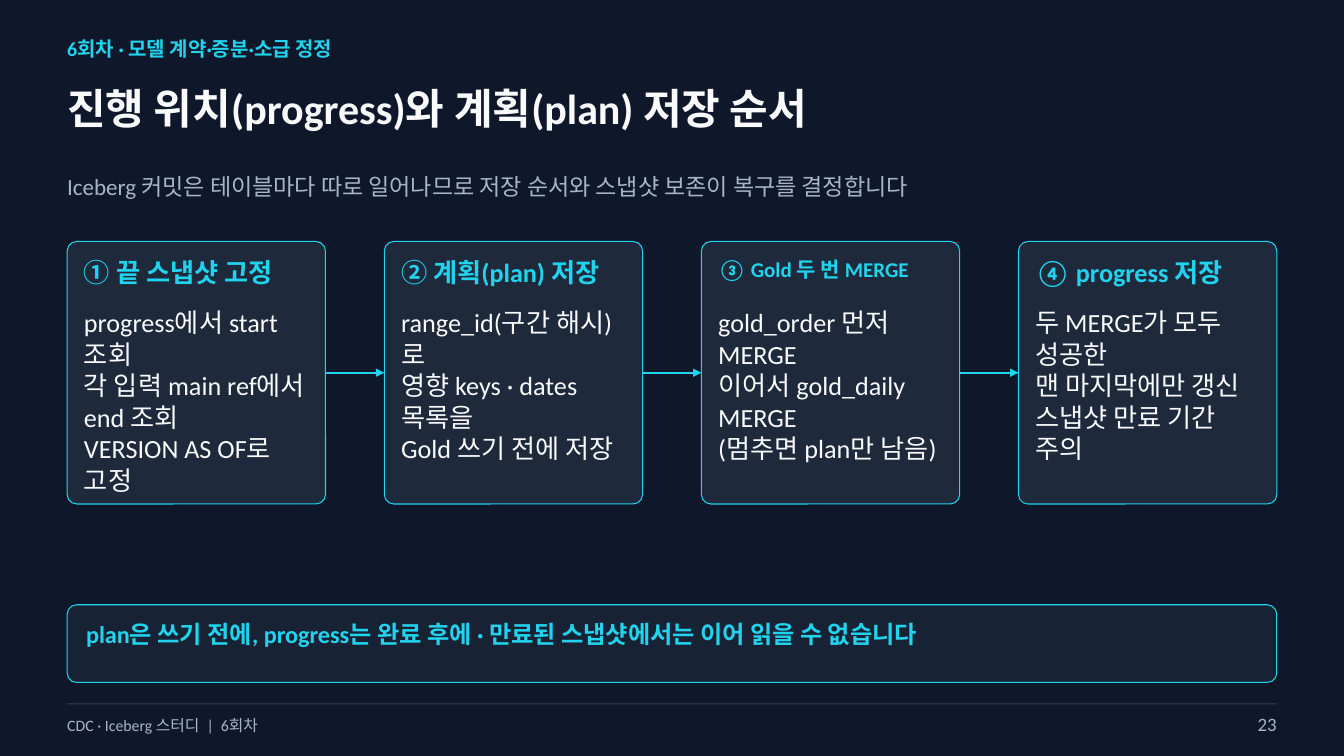
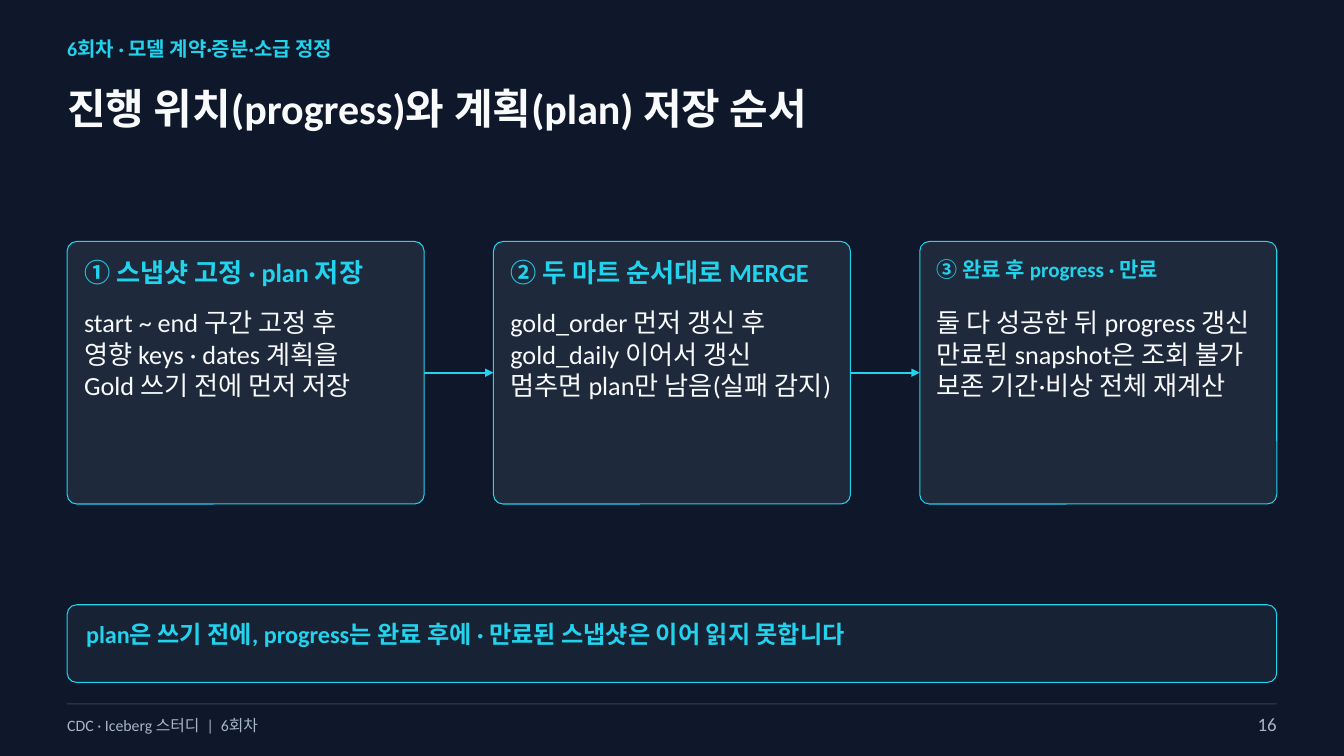
Before and after one commit to kim-dabin/cdc-lakehouse-study, a slide deck: slide 16 of labs/session06/slides/06-session06-student.pptx (slide 23 before the commit). Drawn at 1344x756 pixels with LibreOffice and Linux fonts; fonts in the diff are those of the drawing. Boxes give left, top, right and bottom in pixels: in the first picture for what was removed or moved away, otherwise in the second. Text is boxed around its words. In the diff, an @@ line names an element or a change of style, - is before the commit and + after.

```diff
--- a/labs/session06/slides/06-session06-student.pptx
+++ b/labs/session06/slides/06-session06-student.pptx
@@ text removed at (67,175,908,199) @@
-Iceberg 커밋은 테이블마다 따로 일어나므로 저장 순서와 스냅샷 보존이 복구를 결정합니다
@@ rounded rectangle: place and size @@
-rounded rectangle at (68,242,326,504)
+rounded rectangle at (68,242,424,504)
@@ text at (84,259,363,286): text changed @@
-① 끝 스냅샷 고정
+① 스냅샷 고정 · plan 저장
@@ rounded rectangle: place and size @@
-rounded rectangle at (384,242,642,504)
+rounded rectangle at (494,242,851,504)
@@ text at (510,259,809,285): text changed @@
-② 계획(plan) 저장
+② 두 마트 순서대로 MERGE
@@ proportions changed in 3 elements at (68,242,424,504), (494,242,851,504), (920,242,1276,504) @@
@@ rounded rectangle: place and size @@
-rounded rectangle at (702,242,960,504)
+rounded rectangle at (920,242,1276,504)
@@ text at (937,259,1158,281): text changed @@
-③ Gold 두 번 MERGE
+③ 완료 후 progress · 만료
@@ rounded rectangle removed at (1018,242,1276,504) @@
@@ text removed at (1035,260,1223,287) @@
-④ progress 저장
@@ text at (84,310,350,397): text changed @@
-progress에서 start 조회
-각 입력 main ref에서 end 조회
-VERSION AS OF로 고정
+start ~ end 구간 고정 후
+영향 keys · dates 계획을
+Gold 쓰기 전에 먼저 저장
@@ text removed at (401,310,613,460) @@
-range_id(구간 해시)로
-영향 keys · dates 목록을
-Gold 쓰기 전에 저장
@@ text at (510,310,831,400): text changed @@
-gold_order 먼저 MERGE
-이어서 gold_daily MERGE
-(멈추면 plan만 남음)
+gold_order 먼저 갱신 후
+gold_daily 이어서 갱신
+멈추면 plan만 남음(실패 감지)
@@ text at (937,310,1250,397): text changed @@
-두 MERGE가 모두 성공한
-맨 마지막에만 갱신
-스냅샷 만료 기간 주의
+둘 다 성공한 뒤 progress 갱신
+만료된 snapshot은 조회 불가
+보존 기간·비상 전체 재계산
@@ arrow moved from (326, 373) - (384, 373) to (424, 373) - (494, 373) @@
@@ arrow removed from (643, 373) to (702, 373) @@
@@ arrow moved from (960, 373) - (1018, 373) to (851, 373) - (920, 373) @@
@@ text at (86,622,845,647): text changed @@
-plan은 쓰기 전에, progress는 완료 후에 · 만료된 스냅샷에서는 이어 읽을 수 없습니다
+plan은 쓰기 전에, progress는 완료 후에 · 만료된 스냅샷은 이어 읽지 못합니다
@@ text at (1258,718,1277,731): text changed @@
-23
+16
```
Also in this commit, not shown: 20 other slides changed, 11 slides removed, 3 other files.
